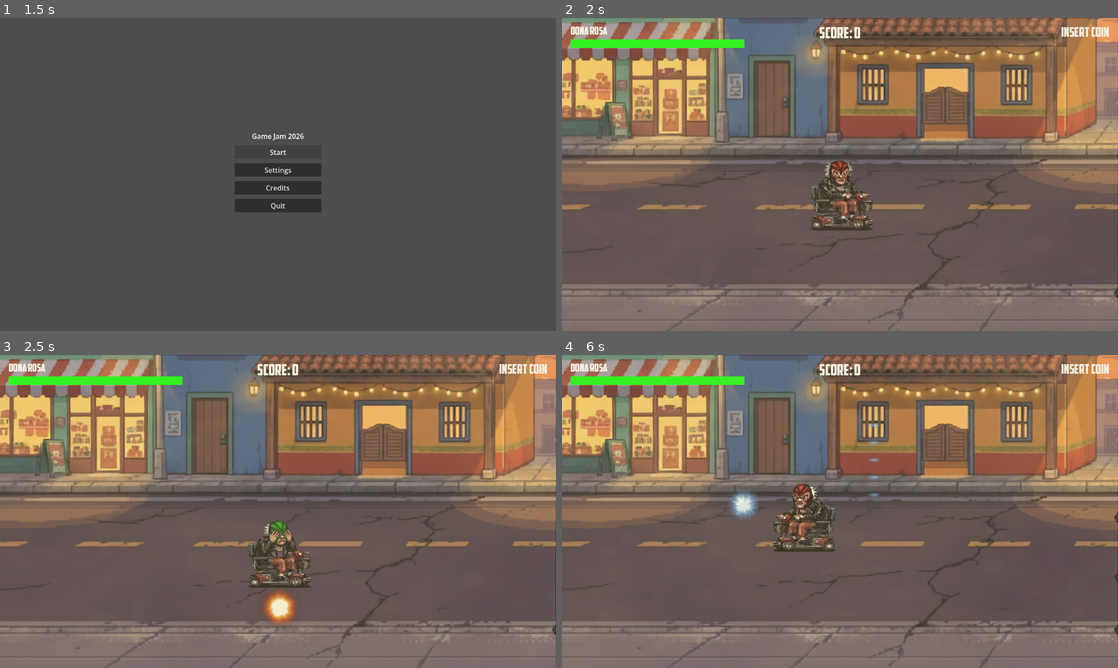
Above: before the commit, frames 1-4 (two rows, left to right).
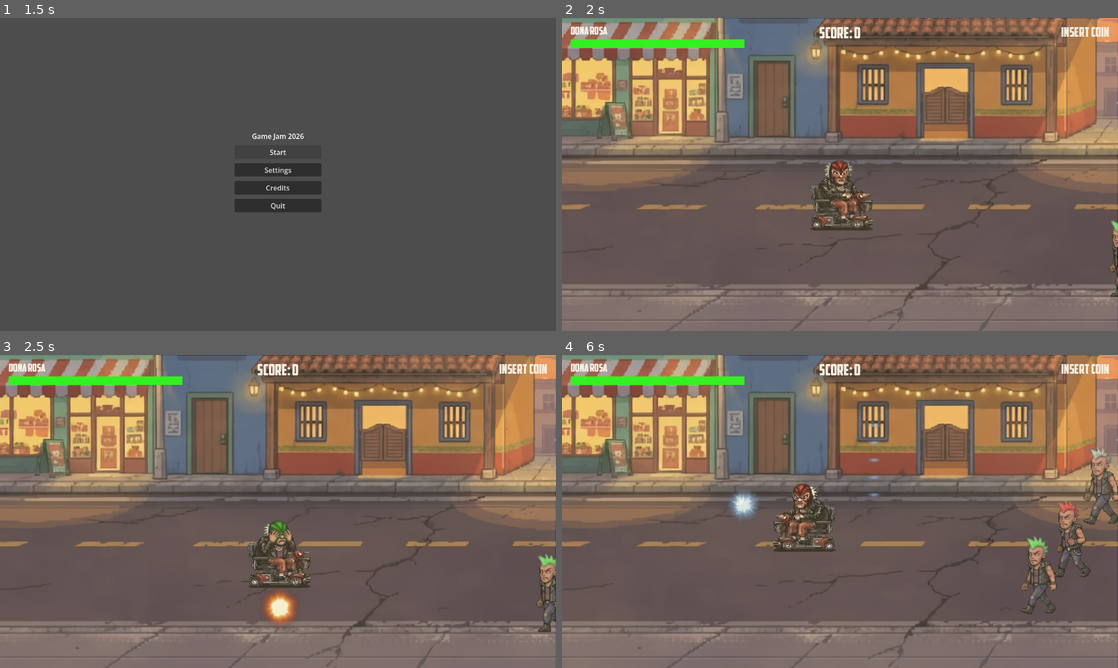
Above: after the commit, the same moments.

Repository: BIMInternational/GGJ2026
Game: Godot game, scene res://src/scenes/intro/Intro.tscn
Same seed, same stepped clock (60 frames per second), same inputs: the game is played once before the commit and once after it. Sound files missing from this copy of the repository are replaced by a short silence.
Inputs (mouse positions are in pixels of both pictures, inside the frame that each line leads up to):
- Up to frame 1 (1.5 s): tap Enter (ui_accept) at 0.5 s; move the mouse to (400, 158) at 0.52 s; hold D (move_right) 0.53-1.25 s; tap Q (attack) at 0.6 s; click (400, 158) at 0.67 s; tap Space (jump) at 0.77 s; click "Start" at 1.25 s
- Up to frame 2 (2 s): no input
- Up to frame 3 (2.5 s): move the mouse to (166, 527) at 2.02 s; hold S (move_down) from 2.03 s (still down); tap E (action) at 2.1 s; tap Space (jump) at 2.27 s; tap Q (attack) at 2.3 s
- Up to frame 4 (6 s): move the mouse to (895, 442) at 2.77 s; release S (move_down) at 2.78 s; hold D (move_right) 2.78-3.53 s; tap Q (attack) at 2.85, 3.8, 4.55, 5.1 s; move the mouse to (812, 574) at 3.52 s; hold W (move_up) 3.53-4.28 s; tap Shift (dash) at 3.6 s; click (812, 574) at 3.67 s; tap Space (jump) at 3.77, 4.52, 5.27 s; move the mouse to (1006, 558) at 4.27 s; hold A (move_left) 4.28-5.78 s; right-click (1006, 558) at 4.35 s; move the mouse to (673, 464) at 5.02 s; move the mouse to (867, 511) at 5.77 s; hold S (move_down) from 5.78 s (still down); tap E (action) at 5.85 s; click (867, 511) at 5.92 s

Frame 1 is identical in both runs. In frame 2, 0.2% of the frame differs, in the area x 98-100%, y 64-90%; in frame 3, 0.5%; in frame 4, 1.8%, in the area x 82-100%, y 29-90%.
Error before the commit: Parse Error: Could not resolve super class inheritance from "EnemyBase". (res://src/actors/enemies/boss.gd:1)

Commit message:
enemy hurt sounds

Diff:
--- a/ggj-2026/src/actors/Player/player.tscn
+++ b/ggj-2026/src/actors/Player/player.tscn
@@ -770,7 +770,7 @@
 
 [node name="AbuelitaHurtSoundEffect" type="AudioStreamPlayer" parent="PlayerSounds" unique_id=1173132192]
 stream = ExtResource("16_ku5n2")
-volume_db = -10.0
+volume_db = -7.263
 
 [node name="AbuelitaDeadSoundEffect" type="AudioStreamPlayer" parent="PlayerSounds" unique_id=1170142923]
 stream = ExtResource("17_c065h")
--- a/ggj-2026/src/actors/enemies/enemy_base.gd
+++ b/ggj-2026/src/actors/enemies/enemy_base.gd
@@ -120,10 +120,9 @@
 
 
 func take_damage(amount: int, knockback_dir: Vector2 = Vector2.ZERO, element: AttackData.ElementType = AttackData.ElementType.NONE, play_sound: bool = true) -> void:
-
 	# Check immunity based on hair color
 	if element != AttackData.ElementType.NONE and element == immune_element:
-		if playsound = true:
+		if play_sound == true:
 			get_node('/root').find_child("WooshSoundEffect", true, false).pitch_scale = randf_range(0.85, 1.15)
 			get_node('/root').find_child("WooshSoundEffect", true, false).play()
 		# Afficher le label d'immunité pendant 2.5 secondes
@@ -134,8 +133,9 @@
 		return  # Immune to this element
 
 	health_component.take_damage(amount)
-	get_node('/root').find_child("EnemyHurtSoundEffect", true, false).pitch_scale = randf_range(0.85, 1.15)
-	get_node('/root').find_child("EnemyHurtSoundEffect", true, false).play()
+	if play_sound == true:
+		get_node('/root').find_child("EnemyHurtSoundEffect", true, false).pitch_scale = randf_range(0.85, 1.15)
+		get_node('/root').find_child("EnemyHurtSoundEffect", true, false).play()
 
 	# Appliquer le knockback et l'état Hurt même si mort (pour l'animation Domage)
 	if knockback_dir != Vector2.ZERO:
--- a/ggj-2026/src/actors/enemies/enemy_base.tscn
+++ b/ggj-2026/src/actors/enemies/enemy_base.tscn
@@ -10,11 +10,11 @@
 [ext_resource type="Script" uid="uid://bpej04ywkfsmn" path="res://src/actors/enemies/states/enemy_hurt.gd" id="6_hurt"]
 [ext_resource type="Script" uid="uid://difiev7vnjjug" path="res://src/actors/enemies/states/enemy_attack.gd" id="8_k1ru1"]
 [ext_resource type="Script" uid="uid://b1dkbs86jnsl1" path="res://src/actors/enemies/components/attack_hitbox.gd" id="9_vo0du"]
-[ext_resource type="AudioStream" uid="uid://dkwimd0cdr432" path="res://assets/sounds/punk hurt.wav" id="11_rr7jr"]
+[ext_resource type="FontFile" uid="uid://x0ewq378heow" path="res://assets/fonts/American Captain.ttf" id="11_rr7jr"]
+[ext_resource type="AudioStream" uid="uid://dkwimd0cdr432" path="res://assets/sounds/punk hurt.wav" id="11_tml7w"]
 [ext_resource type="AudioStream" uid="uid://cwqqyh7c8xiro" path="res://assets/sounds/punk dead.wav" id="12_aboga"]
 [ext_resource type="AudioStream" uid="uid://dlyb7kyask5h2" path="res://assets/sounds/punk punch.wav" id="13_eghvg"]
 [ext_resource type="AudioStream" uid="uid://dbj0jg3ch0au5" path="res://assets/sounds/woosh.wav" id="14_nr13x"]
-[ext_resource type="FontFile" uid="uid://x0ewq378heow" path="res://assets/fonts/American Captain.ttf" id="11_rr7jr"]
 
 [sub_resource type="CapsuleShape2D" id="CapsuleShape2D_1"]
 radius = 84.0
@@ -205,11 +205,8 @@
 script = ExtResource("1_enemy")
 speed = 100.0
 attack_range = 120.0
-detection_range = null
-score_value = null
 knockback_friction = 0.2
 knockback_force = 60.0
-attack_damage = null
 attack_cooldown = 2.0
 
 [node name="PunkHairs" parent="." unique_id=1334420857 instance=ExtResource("3_vo0du")]
@@ -275,7 +272,7 @@
 [node name="Audio" type="Node" parent="." unique_id=763188720]
 
 [node name="EnemyHurtSoundEffect" type="AudioStreamPlayer" parent="Audio" unique_id=1509636194]
-stream = ExtResource("11_rr7jr")
+stream = ExtResource("11_tml7w")
 volume_db = -6.386
 
 [node name="EnemyDieSoundEffect" type="AudioStreamPlayer" parent="Audio" unique_id=207274520]
